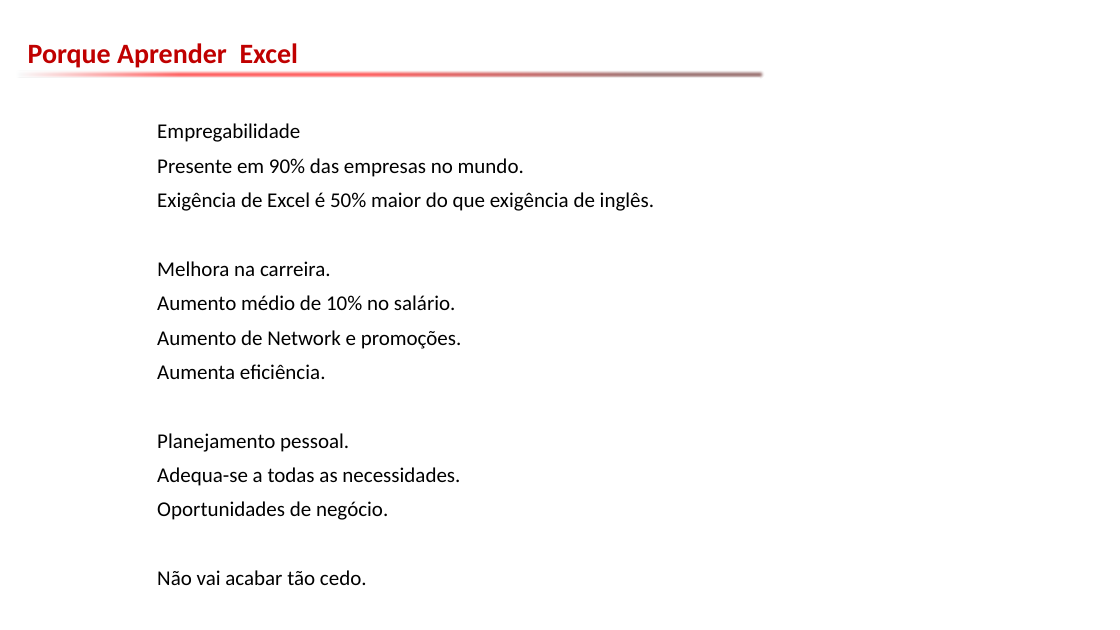
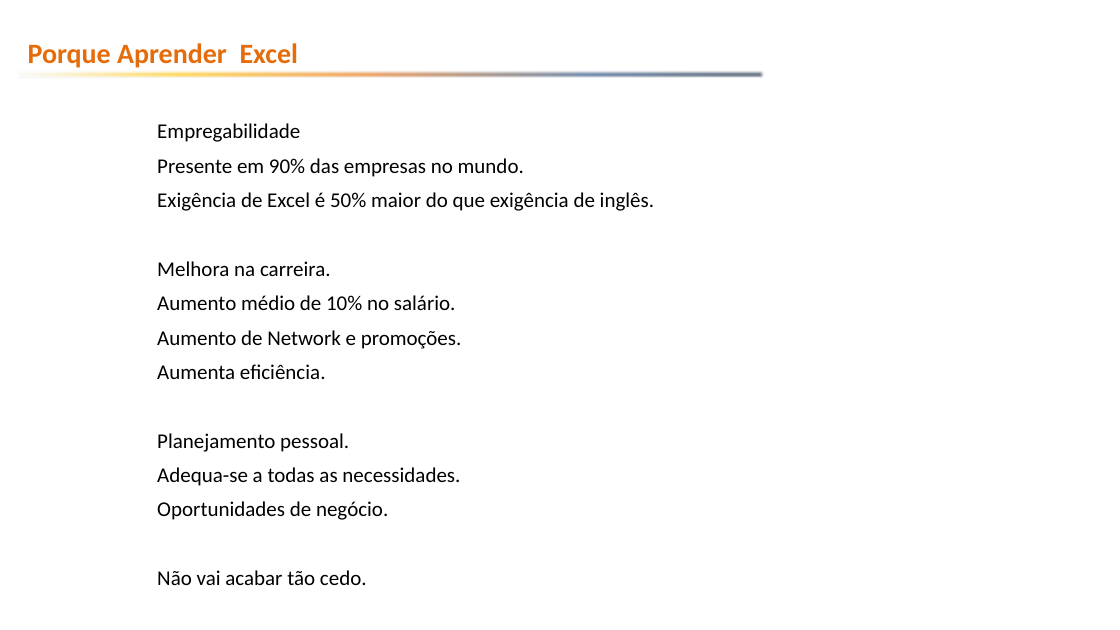
Before and after one commit to emerson-fenrir/Excel_Basico, a slide deck: slide 13 of Aula3.pptx. Drawn at 1120x630 pixels with LibreOffice and Linux fonts; fonts in the diff are those of the drawing; background and template pictures are left out. Boxes give left, top, right and bottom in pixels: in the first picture for what was removed or moved away, otherwise in the second. Text is boxed around its words. In the diff, an @@ line names an element or a change of style, - is before the commit and + after.

```diff
--- a/Aula3.pptx
+++ b/Aula3.pptx
@@ text "Porque Aprender Excel" at (28,43,299,68): text colour #C00000 to #E46C0A @@
@@ right arrow at (16,68,765,81): fill gradient #F6FBFC to #FF0000 to #632523 to gradient #F6FBFC to #FFC000 to #E46C0A to #1F497D to #0F243E @@
```
Also in this commit, not shown: 41 other slides changed, 1 slide added, 2 other files.
